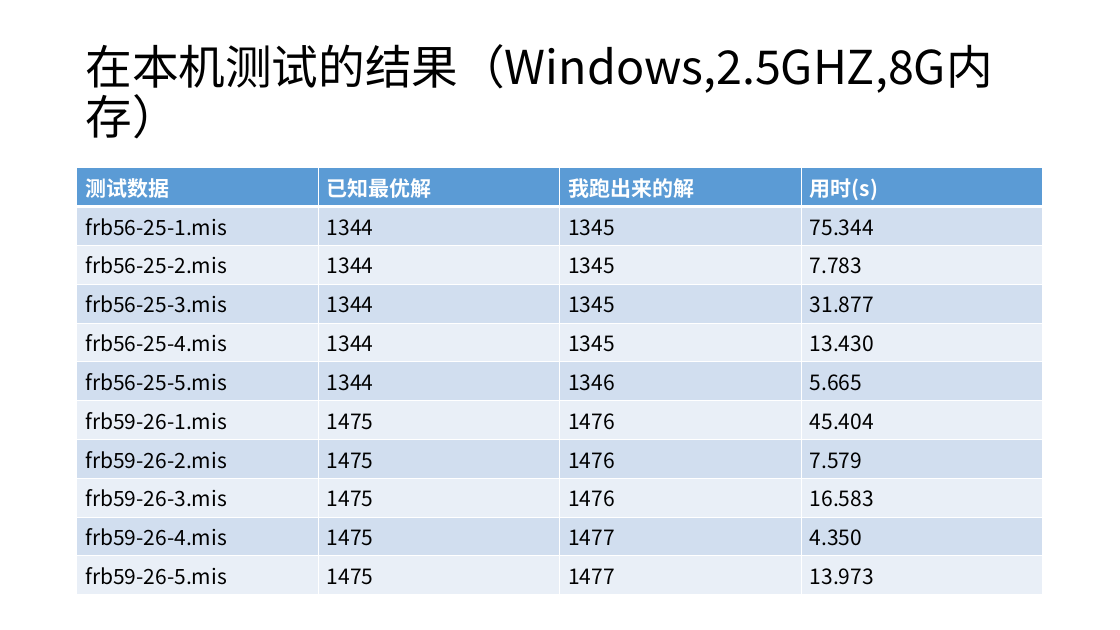
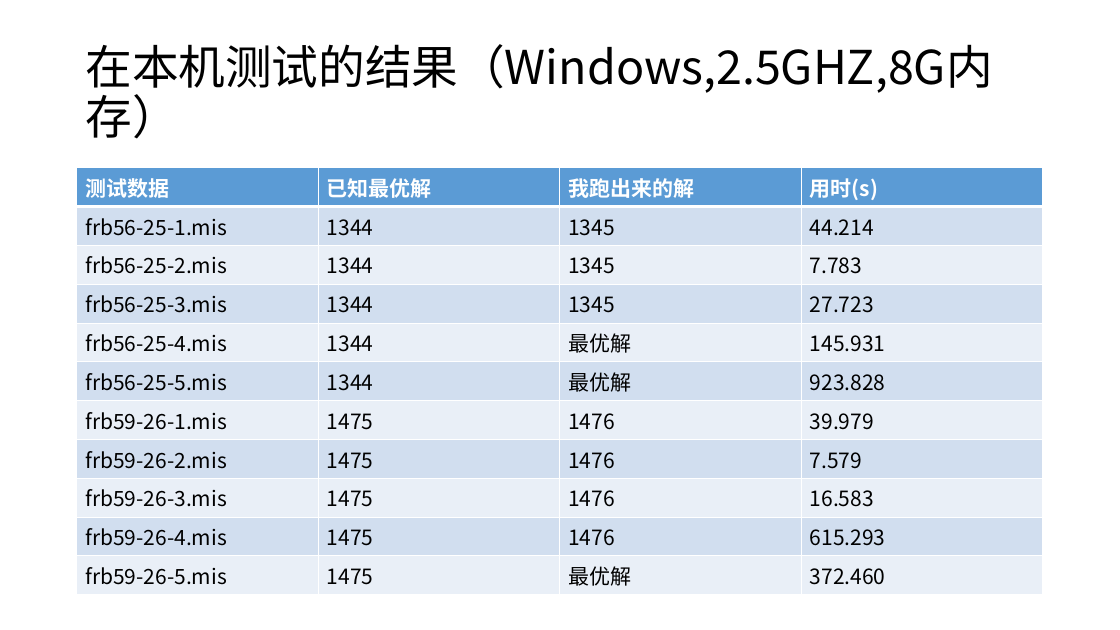
Before and after one commit to wuwuz/EWLS, a slide deck: slide 17 of repo.pptx. Drawn at 1120x630 pixels with LibreOffice and Linux fonts; fonts in the diff are those of the drawing. Boxes give left, top, right and bottom in pixels: in the first picture for what was removed or moved away, otherwise in the second. Text is boxed around its words. In the diff, an @@ line names an element or a change of style, - is before the commit and + after.

```diff
--- a/repo.pptx
+++ b/repo.pptx
@@ table at (x1=77, y1=168, x2=1045, y2=590) @@
-row 2, column 4: 75.344
+row 2, column 4: 44.214
-row 4, column 4: 31.877
+row 4, column 4: 27.723
-row 5, column 3: 1345
+row 5, column 3: 最优解
-row 5, column 4: 13.430
+row 5, column 4: 145.931
-row 6, column 3: 1346
+row 6, column 3: 最优解
-row 6, column 4: 5.665
+row 6, column 4: 923.828
-row 7, column 4: 45.404
+row 7, column 4: 39.979
-row 10, column 3: 1477
+row 10, column 3: 1476
-row 10, column 4: 4.350
+row 10, column 4: 615.293
-row 11, column 3: 1477
+row 11, column 3: 最优解
-row 11, column 4: 13.973
+row 11, column 4: 372.460
```
Also in this commit, not shown: 2 other slides changed, 1 slide added, 2 other files.
